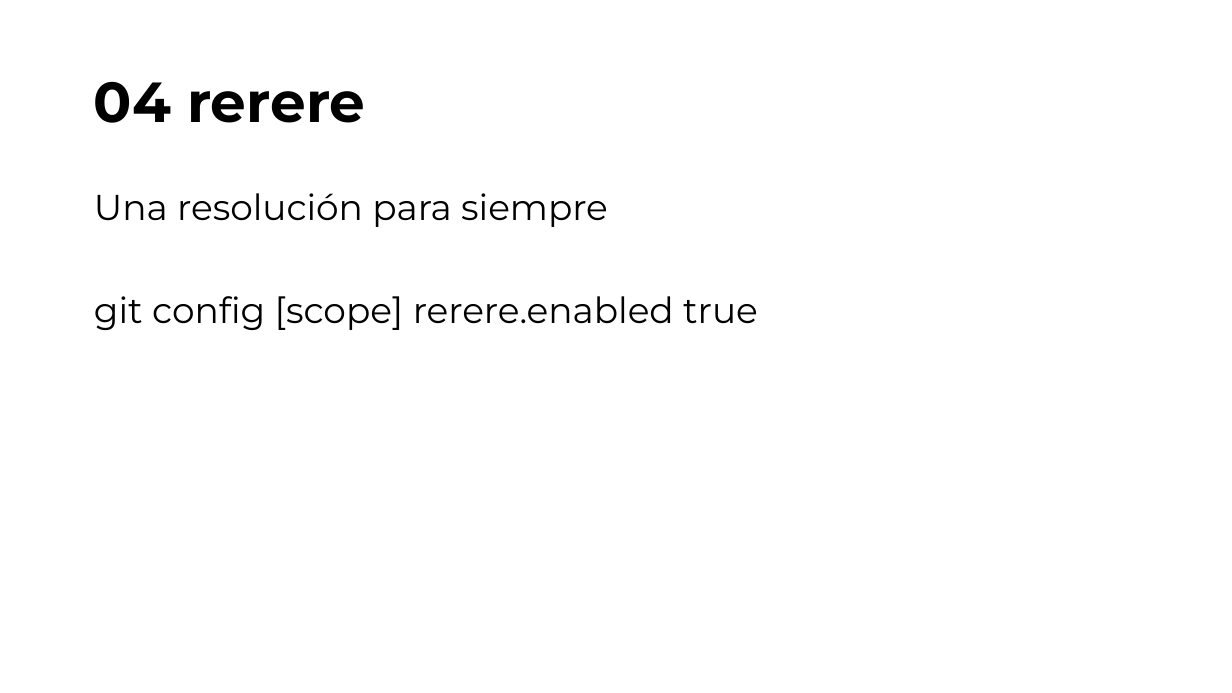
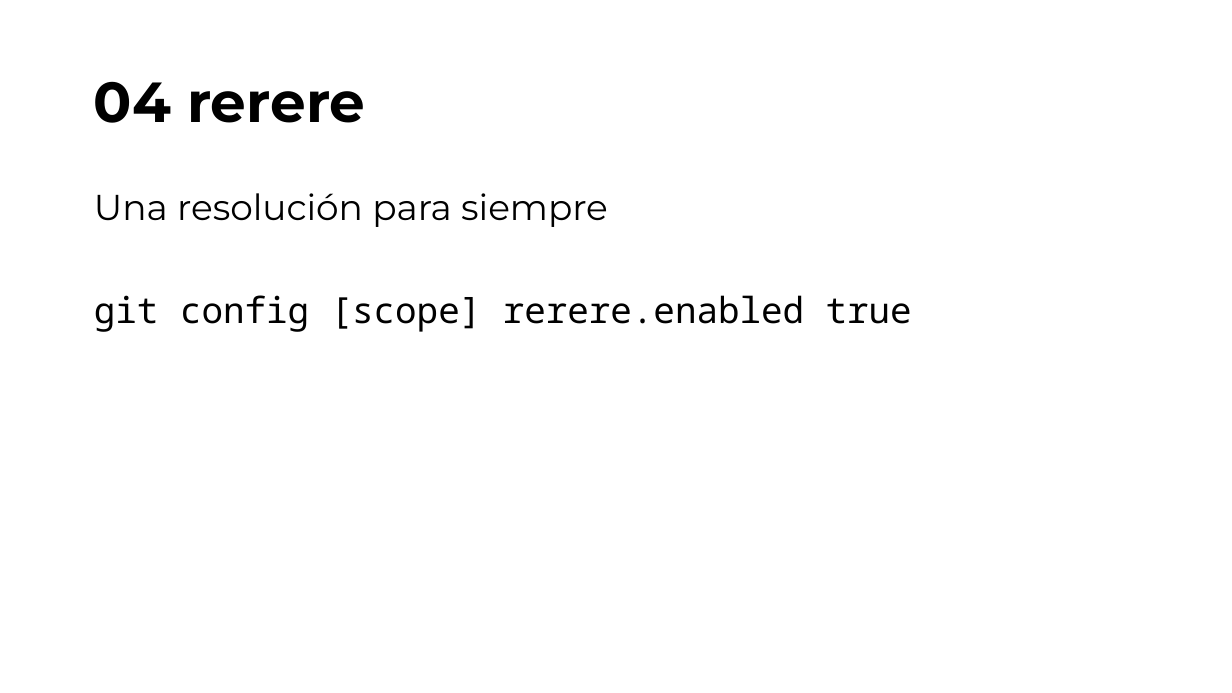
Before and after one commit to jofaval/talks-about, a slide deck: slide 16 of simplifying-git/overview/simplifying-git-overview.es.pptx. Drawn at 1232x693 pixels with LibreOffice and Linux fonts; fonts in the diff are those of the drawing. Boxes give left, top, right and bottom in pixels: in the first picture for what was removed or moved away, otherwise in the second. Text is boxed around its words. In the diff, an @@ line names an element or a change of style, - is before the commit and + after.

```diff
--- a/simplifying-git/overview/simplifying-git-overview.es.pptx
+++ b/simplifying-git/overview/simplifying-git-overview.es.pptx
@@ text at (94, 295, 912, 332): font Montserrat to Noto Sans Mono in "git config [scope] rerere.enabled true" @@
```
Also in this commit, not shown: 6 other slides changed, 3 slides added, 1 other file.
